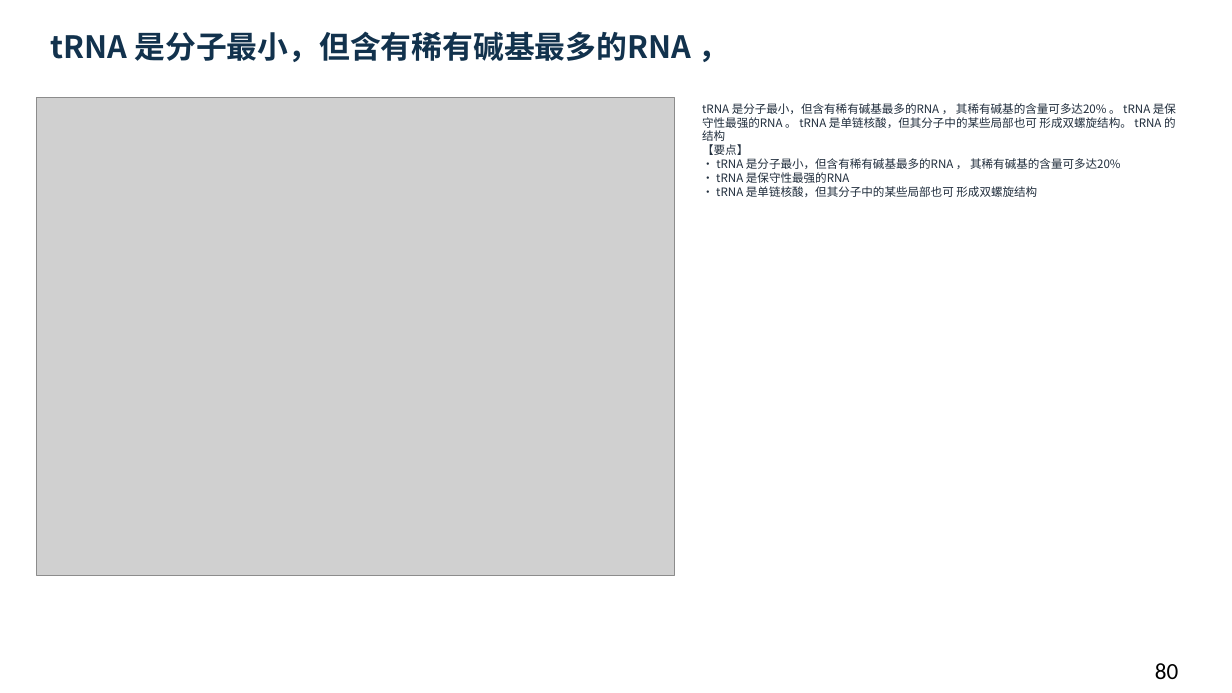
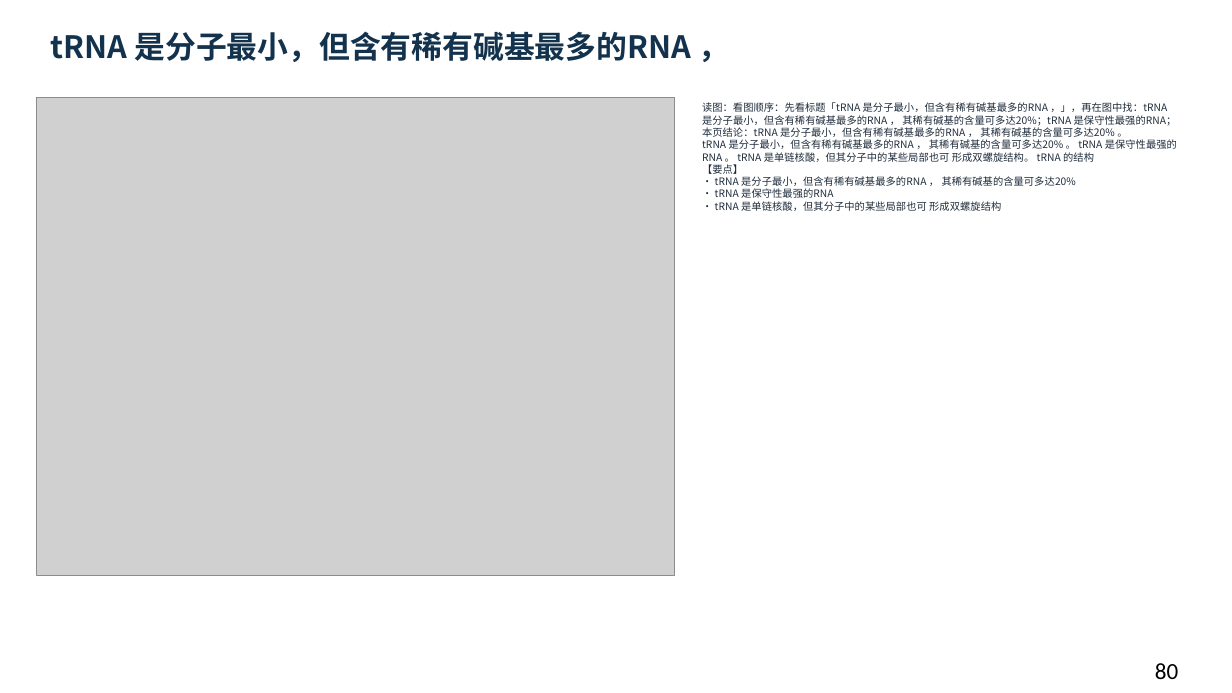
Before and after one commit to newkan-li/Biochemistry, a slide deck: slide 80 of downloads/bc11-ai-style.pptx. Drawn at 1232x693 pixels with LibreOffice and Linux fonts; fonts in the diff are those of the drawing; grey boxes stand for pictures. Boxes give left, top, right and bottom in pixels: in the first picture for what was removed or moved away, otherwise in the second. Text is boxed around its words. In the diff, an @@ line names an element or a change of style, - is before the commit and + after.

```diff
--- a/downloads/bc11-ai-style.pptx
+++ b/downloads/bc11-ai-style.pptx
@@ text at (x1=702, y1=102, x2=1177, y2=211): text changed; size 9 to 8 pt @@
-tRNA 是分子最小，但含有稀有碱基最多的RNA ， 其稀有碱基的含量可多达20% 。 tRNA 是保守性最强的RNA 。 tRNA 是单链核酸，但其分子中的某些局部也可 形成双螺旋结构。 tRNA 的结构
-【要点】
-• tRNA 是分子最小，但含有稀有碱基最多的RNA ， 其稀有碱基的含量可多达20%
-• tRNA 是保守性最强的RNA
-• tRNA 是单链核酸，但其分子中的某些局部也可 形成双螺旋结构
+读图：看图顺序：先看标题「tRNA 是分子最小，但含有稀有碱基最多的RNA ，」，再在图中找：tRNA 是分子最小，但含有稀有碱基最多的RNA ， 其稀有碱基的含量可多达20%；tRNA 是保守性最强的RNA；本页结论：tRNA 是分子最小，但含有稀有碱基最多的RNA ， 其稀有碱基的含量可多达20% 。
+tRNA 是分子最小，但含有稀有碱基最多的RNA ， 其稀有碱基的含量可多达20% 。 tRNA 是保守性最强的RNA 。 tRNA 是单链核酸，但其分子中的某些局部也可 形成双螺旋结构。 tRNA 的结构
+【要点】
+• tRNA 是分子最小，但含有稀有碱基最多的RNA ， 其稀有碱基的含量可多达20%
+• tRNA 是保守性最强的RNA
+• tRNA 是单链核酸，但其分子中的某些局部也可 形成双螺旋结构
```
Also in this commit, not shown: 135 other slides changed, 6 other files.
